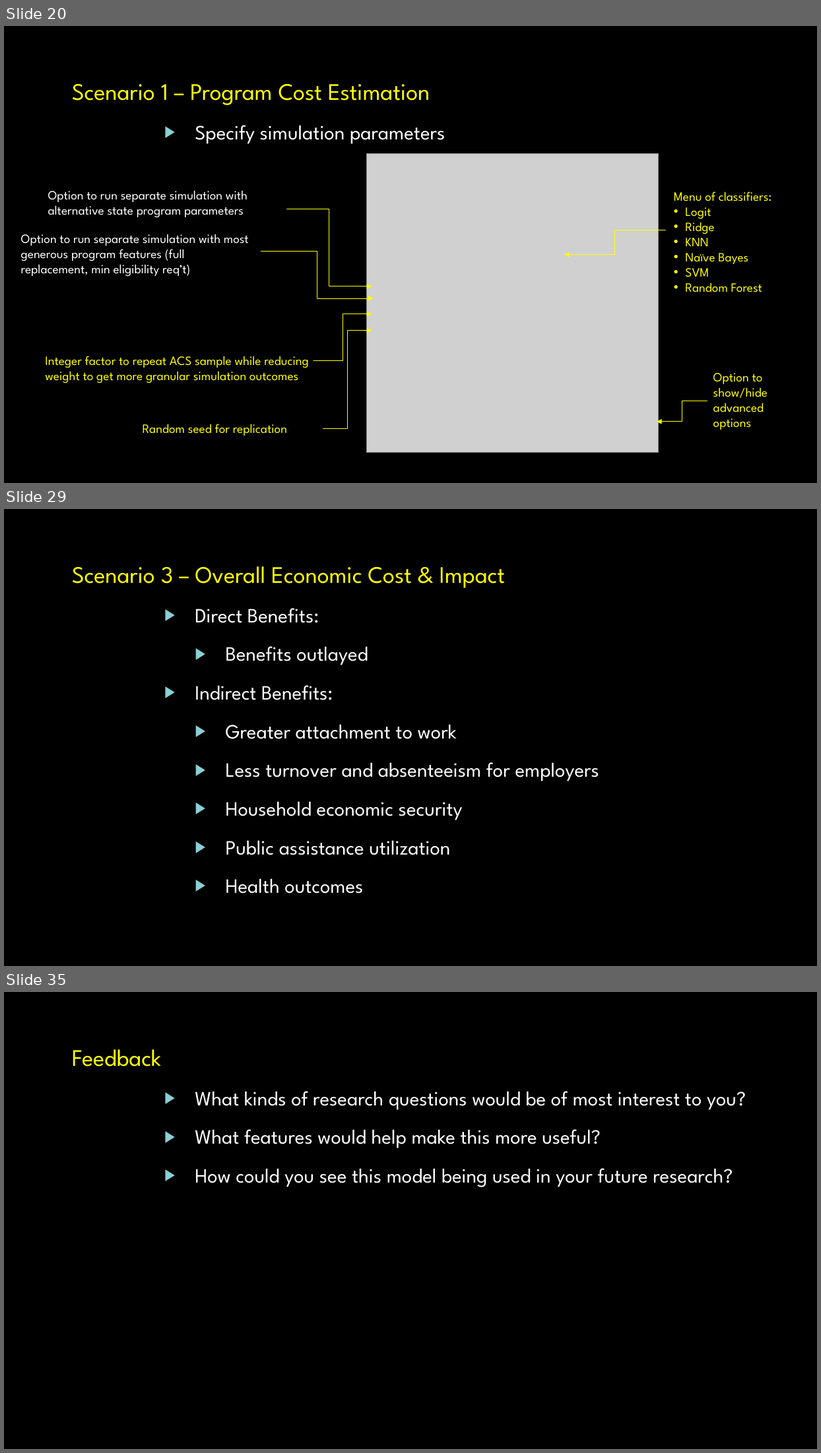
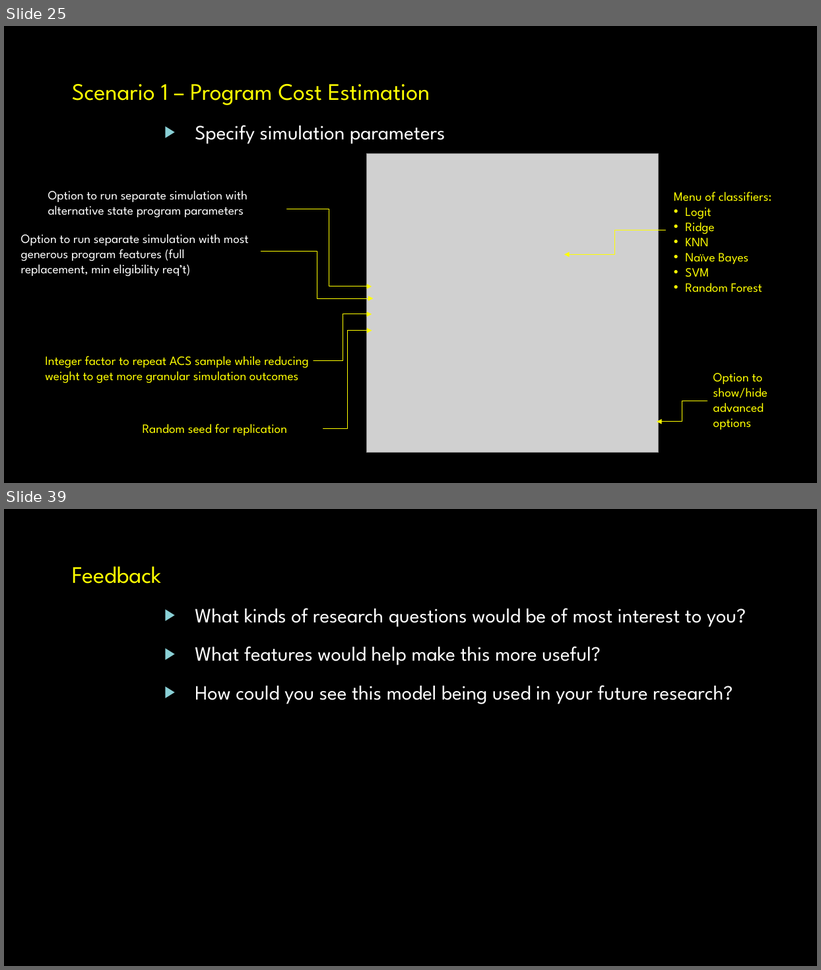
Before and after one commit to m-trinh/microsim, a slide deck: draft/demo_external_20191213/121319 Microsim Demonstration_cz_lp.pptx. Shown one above the other, each under a label of ours: slides 20, 29 and 35 before the commit, slides 25 and 39 after it; the slides between them are not shown. The pictures are 821x1453 and 821x970 pixels, drawn with LibreOffice and Linux fonts; fonts in the diff are those of the drawing; grey boxes stand for pictures; background and template pictures are left out. Boxes give left, top, right and bottom in pixels: in the first picture for what was removed or moved away, otherwise in the second. Text is boxed around its words. In the diff, an @@ line names an element or a change of style, - is before the commit and + after.

```diff
--- a/draft/demo_external_20191213/121319 Microsim Demonstration_cz_lp.pptx
+++ b/draft/demo_external_20191213/121319 Microsim Demonstration_cz_lp.pptx
@@ slide 29 removed at bbox=[4, 509, 817, 966], background picture (left out) @@
@@ text removed at bbox=[72, 566, 599, 894] @@
-    Scenario 3 – Overall Economic Cost & Impact
-      ▶ Direct Benefits:
-        ▶ Benefits outlayed
-      ▶ Indirect Benefits:
-        ▶ Greater attachment to work
-        ▶ Less turnover and absenteeism for employers
-        ▶ Household economic security
-        ▶ Public assistance utilization
-        ▶ Health outcomes
@@ what was slide 20 is now slide 25 @@
@@ what was slide 35 is now slide 39 @@
```
Also in this commit, not shown: 15 slides changed, 7 slides added, 2 other slides removed, 11 other files.
